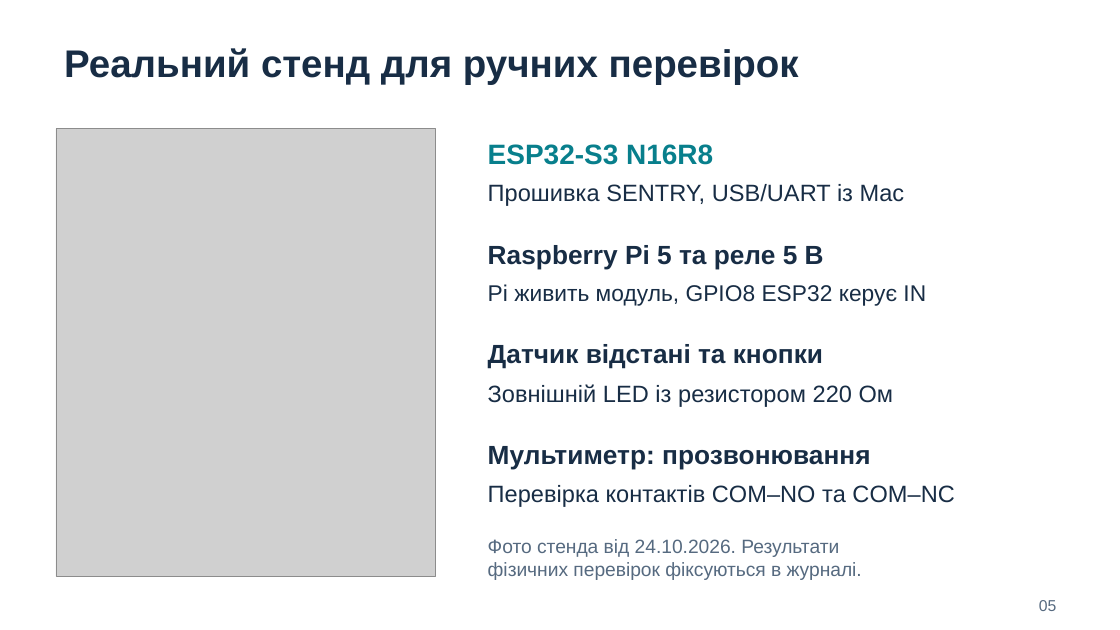
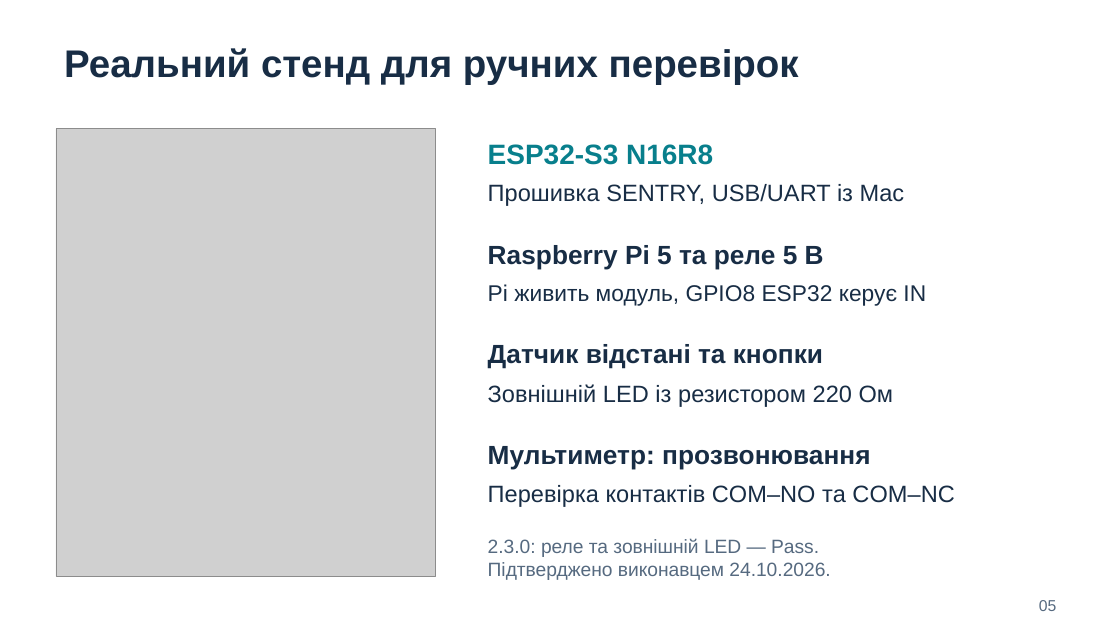
Before and after one commit to rpozniak/sentry-swm2-qa, a slide deck: slide 5 of docs/presentation/SENTRY_SWM2_QA.pptx. Drawn at 1120x630 pixels with LibreOffice and Linux fonts; fonts in the diff are those of the drawing; grey boxes stand for pictures. Boxes give left, top, right and bottom in pixels: in the first picture for what was removed or moved away, otherwise in the second. Text is boxed around its words. In the diff, an @@ line names an element or a change of style, - is before the commit and + after.

```diff
--- a/docs/presentation/SENTRY_SWM2_QA.pptx
+++ b/docs/presentation/SENTRY_SWM2_QA.pptx
@@ text at (488,538,830,580): text changed @@
-Фото стенда від 24.10.2026. Результати
-фізичних перевірок фіксуються в журналі.
+2.3.0: реле та зовнішній LED — Pass.
+Підтверджено виконавцем 24.10.2026.
```
Also in this commit, not shown: 2 other slides changed, 9 other files.
